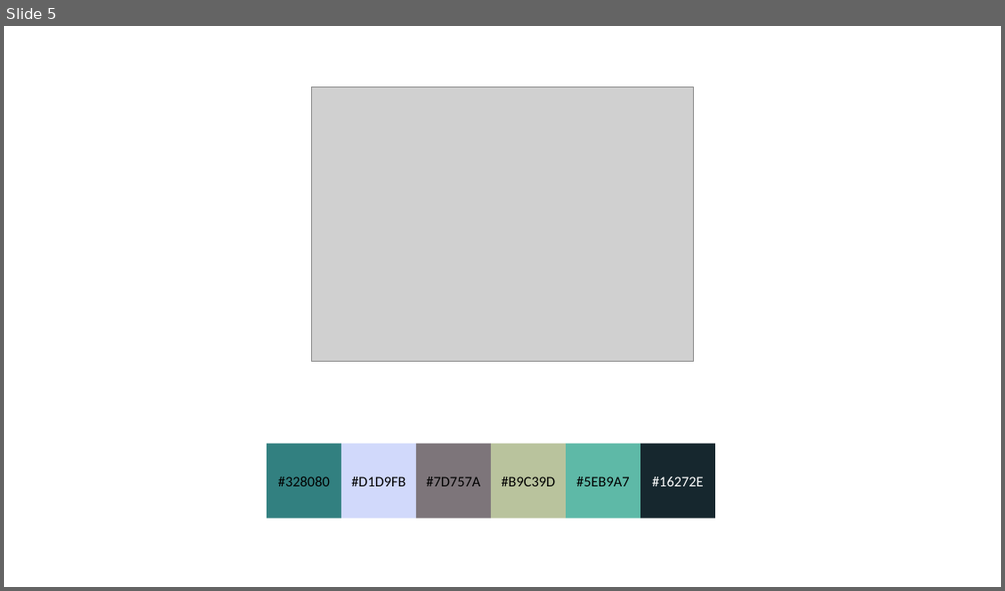
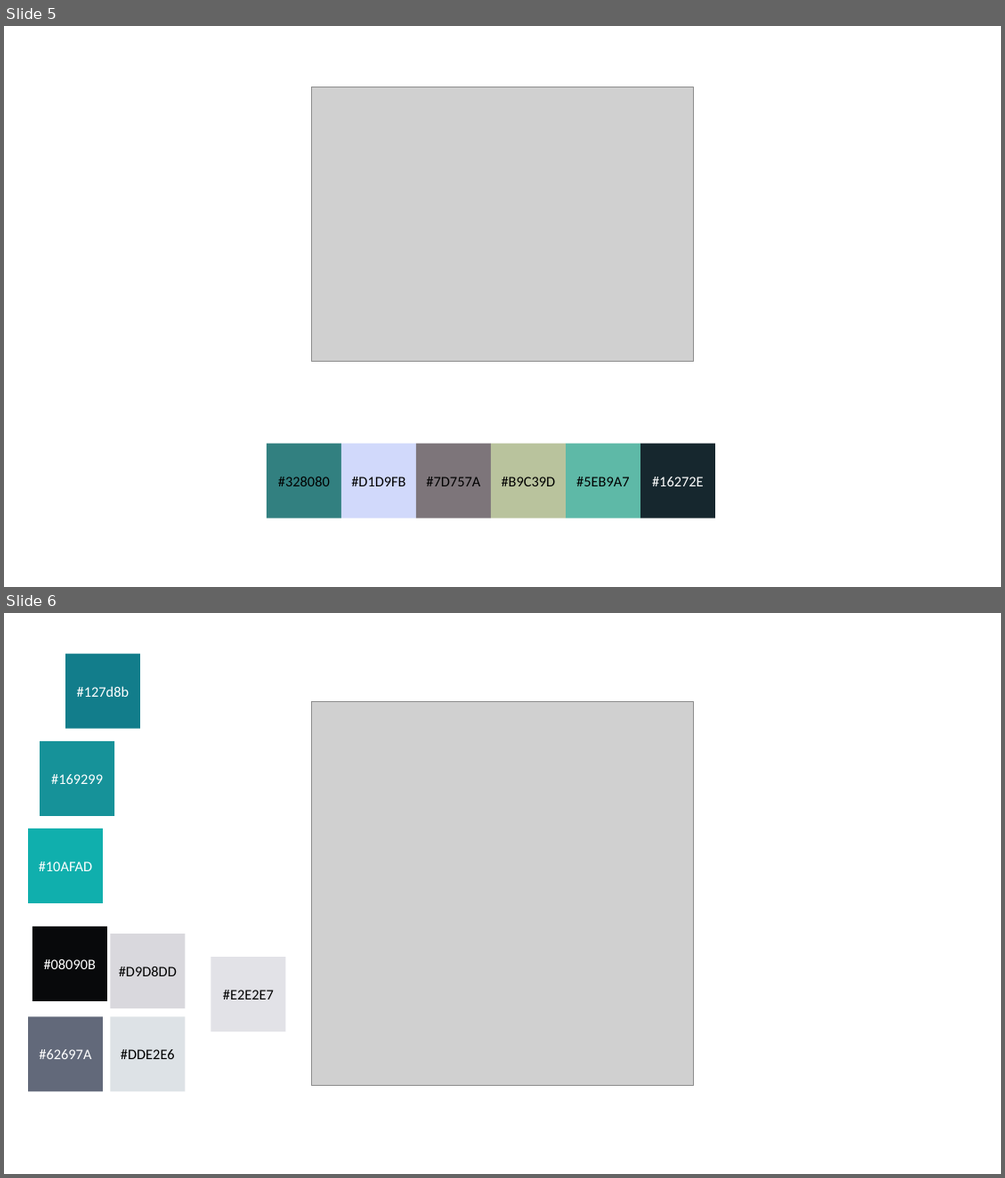
Before and after one commit to fj-dev/gui-design, a slide deck: color-scheme-ideas.pptx. Shown one above the other, each under a label of ours: slide 5 before the commit, slides 5 and 6 after it. The pictures are 1005x591 and 1005x1178 pixels, drawn with LibreOffice and Linux fonts; fonts in the diff are those of the drawing; grey boxes stand for pictures. Boxes give left, top, right and bottom in pixels: in the first picture for what was removed or moved away, otherwise in the second. Text is boxed around its words. In the diff, an @@ line names an element or a change of style, - is before the commit and + after.

```diff
--- a/color-scheme-ideas.pptx
+++ b/color-scheme-ideas.pptx
@@ slide 6 added at bbox=[4, 613, 1001, 1174], background #FFFFFF @@
@@ rectangle added at bbox=[65, 653, 140, 728], fill #127D8B, 14 pt, text #FFFFFF @@
+#127d8b
@@ picture added at bbox=[311, 702, 693, 1086] @@
@@ rectangle added at bbox=[40, 741, 114, 816], fill #169299, 14 pt, text #FFFFFF @@
+#169299
@@ rectangle added at bbox=[28, 828, 103, 903], fill #10AFAD, 14 pt, text #FFFFFF @@
+#10AFAD
@@ rectangle added at bbox=[32, 926, 107, 1001], fill #08090B, 14 pt, text #FFFFFF @@
+#08090B
@@ rectangle added at bbox=[110, 933, 185, 1008], fill #D9D8DD, 14 pt, text #000000 @@
+#D9D8DD
@@ rectangle added at bbox=[211, 957, 286, 1032], fill #E2E2E7, 14 pt, text #000000 @@
+#E2E2E7
@@ rectangle added at bbox=[28, 1017, 103, 1092], fill #62697A, 14 pt, text #FFFFFF @@
+#62697A
@@ rectangle added at bbox=[110, 1017, 185, 1092], fill #DDE2E6, 14 pt, text #000000 @@
+#DDE2E6
```
Also in this commit, not shown: 2 slides changed, 3 other slides added, 1 other file.
